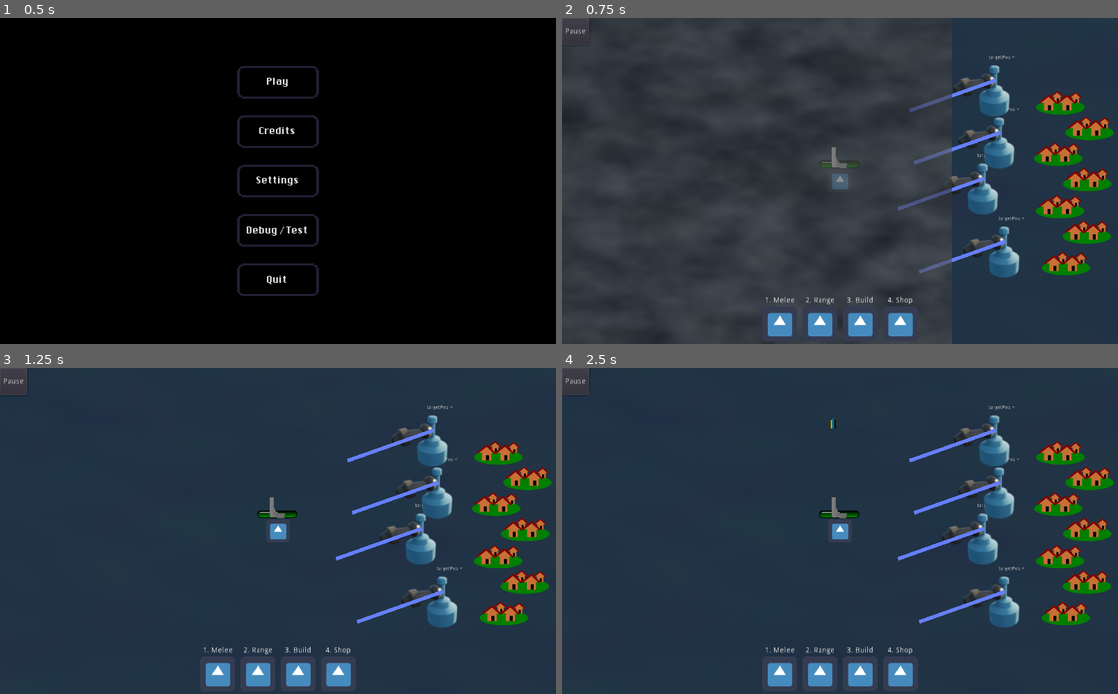
Above: before the commit, frames 1-4 (two rows, left to right).
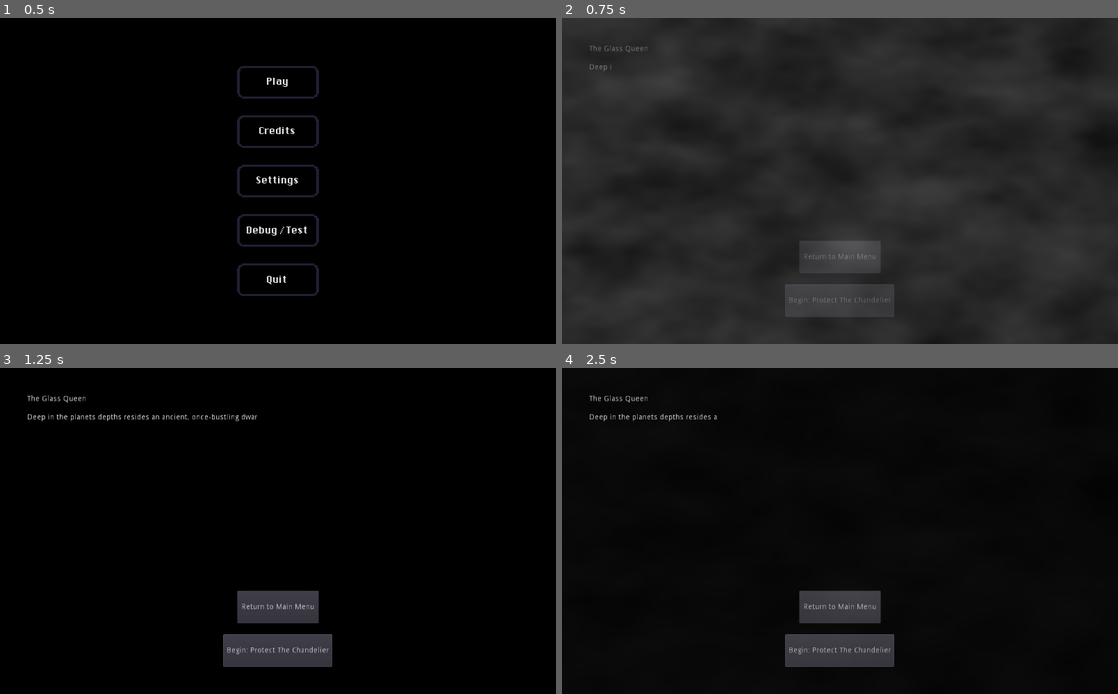
Above: after the commit, the same moments.

Repository: smclaughlan/GWJ52
Game: Godot game, scene res://Main.tscn
Same seed, same stepped clock (60 frames per second), same inputs: the game is played once before the commit and once after it. The engine's default icon, where the game draws it, is replaced by a stand-in: a white triangle on a blue panel in a dark square.
Inputs (mouse positions are in pixels of both pictures, inside the frame that each line leads up to):
- Up to frame 1 (0.5 s): no input
- Up to frame 2 (0.75 s): click "Play" at 0.5 s
- Up to frame 3 (1.25 s): no input
- Up to frame 4 (2.5 s): click (840, 605) at 1.25 s, where only the run after the commit has a clickable "Return to Main Menu"; click (840, 433) at 2 s, where only the run after the commit has a clickable "Play"

Frame 1 is identical in both runs. In frame 2, 58% of the frame differs, in the area x 0-100%, y 0-100%; in frame 3, 99%; in frame 4, 99%.

Commit message:
basic intro screen

Diff:
--- /dev/null
+++ b/GodotProject/Cutscenes/IntroScreens/IntroGlassQueen.gd
@@ -0,0 +1,11 @@
+extends Control
+
+
+# Declare member variables here. Examples:
+# var a = 2
+# var b = "text"
+
+
+# Called when the node enters the scene tree for the first time.
+func _ready():
+	$AnimationPlayer.play("RevealText")
--- /dev/null
+++ b/GodotProject/Cutscenes/IntroScreens/IntroGlassQueen.tscn
@@ -0,0 +1,109 @@
+[gd_scene load_steps=6 format=2]
+
+[ext_resource path="res://_common/GUI/SceneChangeButton.tscn" type="PackedScene" id=1]
+[ext_resource path="res://Cutscenes/IntroScreens/IntroGlassQueen.gd" type="Script" id=2]
+[ext_resource path="res://Scenes/Battle/Battle.tscn" type="PackedScene" id=3]
+
+[sub_resource type="Animation" id=1]
+length = 0.001
+tracks/0/type = "value"
+tracks/0/path = NodePath("MarginContainer/VBoxContainer/ScrollContainer/Label:percent_visible")
+tracks/0/interp = 1
+tracks/0/loop_wrap = true
+tracks/0/imported = false
+tracks/0/enabled = true
+tracks/0/keys = {
+"times": PoolRealArray( 0 ),
+"transitions": PoolRealArray( 1 ),
+"update": 0,
+"values": [ 0.0 ]
+}
+
+[sub_resource type="Animation" id=2]
+resource_name = "RevealText"
+length = 10.0
+tracks/0/type = "value"
+tracks/0/path = NodePath("MarginContainer/VBoxContainer/ScrollContainer/Label:percent_visible")
+tracks/0/interp = 1
+tracks/0/loop_wrap = true
+tracks/0/imported = false
+tracks/0/enabled = true
+tracks/0/keys = {
+"times": PoolRealArray( 0, 10 ),
+"transitions": PoolRealArray( 1, 1 ),
+"update": 0,
+"values": [ 0.0, 1.0 ]
+}
+
+[node name="Intro" type="Control"]
+anchor_right = 1.0
+anchor_bottom = 1.0
+script = ExtResource( 2 )
+
+[node name="MarginContainer" type="MarginContainer" parent="."]
+anchor_right = 1.0
+anchor_bottom = 1.0
+custom_constants/margin_right = 50
+custom_constants/margin_top = 50
+custom_constants/margin_left = 50
+custom_constants/margin_bottom = 50
+
+[node name="VBoxContainer" type="VBoxContainer" parent="MarginContainer"]
+margin_left = 50.0
+margin_top = 50.0
+margin_right = 974.0
+margin_bottom = 550.0
+custom_constants/separation = 20
+
+[node name="ScrollContainer" type="ScrollContainer" parent="MarginContainer/VBoxContainer"]
+margin_right = 924.0
+margin_bottom = 340.0
+size_flags_horizontal = 3
+size_flags_vertical = 3
+
+[node name="Label" type="Label" parent="MarginContainer/VBoxContainer/ScrollContainer"]
+margin_right = 924.0
+margin_bottom = 340.0
+size_flags_horizontal = 3
+size_flags_vertical = 3
+text = "The Glass Queen
+
+Deep in the planet’s depths resides an ancient, once-bustling dwarven kingdom.
+
+At its highest peak rests a brilliant glass statue that houses the spirit of the last dwarven queen. Her ghost protects The Chandelier, a dazzling monument of crystal that serves as the final resting place for the souls of her long-forgotten kingdom.
+
+ – and is a source of tremendous power.
+
+Her spirit has long stood guard for The Chandelier ever since her husband sacrificed himself to push back and cast down The Strife, a dark and terrible force that their kingdom stumbled upon while digging too deeply into the planet.
+
+Eons have passed, and The Strife have regained their strength, crawling and clawing their way back up to the doorstep of the kingdom. They have but one goal: to avenge their defeat and consume the last of the dwarven kingdom’s light.
+
+The queen must defend her kingdom by utilizing the light of The Chandelier like a power grid. Though it is brilliant and powerful, it is finite, and must be carefully distributed amongst the mausoleum’s ancient defense systems.
+
+These sentinel towers of tarnished mithril must reveal, incapacitate, and dispatch The Strife before their darkness swallows up the kingdom for good."
+autowrap = true
+percent_visible = 0.0
+
+[node name="ReturnToMainButton" parent="MarginContainer/VBoxContainer" instance=ExtResource( 1 )]
+margin_left = 387.0
+margin_top = 360.0
+margin_right = 537.0
+margin_bottom = 420.0
+size_flags_horizontal = 6
+text = "Return to Main Menu"
+return_to_main = true
+
+[node name="StartGameButton" parent="MarginContainer/VBoxContainer" instance=ExtResource( 1 )]
+margin_left = 361.0
+margin_top = 440.0
+margin_right = 562.0
+margin_bottom = 500.0
+size_flags_horizontal = 6
+text = "Begin: Protect The Chandelier"
+target_scene = ExtResource( 3 )
+
+[node name="AnimationPlayer" type="AnimationPlayer" parent="."]
+anims/RESET = SubResource( 1 )
+anims/RevealText = SubResource( 2 )
+
+[node name="BGMusic" type="AudioStreamPlayer" parent="."]
--- a/GodotProject/DesignNotes.gd
+++ b/GodotProject/DesignNotes.gd
@@ -17,7 +17,21 @@
 	https://dev.azure.com/strangeone087/Project%20Hero%20Tower/_boards/board/t/Project%20Hero%20Tower%20Team/Stories
 
 
+The Glass Queen
 
+Deep in the planet’s depths resides an ancient, once-bustling dwarven kingdom.
+
+At its highest peak rests a brilliant glass statue that houses the spirit of the last dwarven queen. Her ghost protects The Chandelier, a dazzling monument of crystal that serves as the final resting place for the souls of her long-forgotten kingdom.
+
+ – and is a source of tremendous power.
+
+Her spirit has long stood guard for The Chandelier ever since her husband sacrificed himself to push back and cast down The Strife, a dark and terrible force that their kingdom stumbled upon while digging too deeply into the planet.
+
+Eons have passed, and The Strife have regained their strength, crawling and clawing their way back up to the doorstep of the kingdom. They have but one goal: to avenge their defeat and consume the last of the dwarven kingdom’s light.
+
+The queen must defend her kingdom by utilizing the light of The Chandelier like a power grid. Though it is brilliant and powerful, it is finite, and must be carefully distributed amongst the mausoleum’s ancient defense systems.
+
+These sentinel towers of tarnished mithril must reveal, incapacitate, and dispatch The Strife before their darkness swallows up the kingdom for good.
 
 
 
--- a/GodotProject/Scenes/Menus/MainMenu.tscn
+++ b/GodotProject/Scenes/Menus/MainMenu.tscn
@@ -1,7 +1,7 @@
 [gd_scene load_steps=10 format=2]
 
 [ext_resource path="res://_common/GUI/SceneChangeButton.tscn" type="PackedScene" id=1]
-[ext_resource path="res://Scenes/Battle/Battle.tscn" type="PackedScene" id=2]
+[ext_resource path="res://Cutscenes/IntroScreens/IntroGlassQueen.tscn" type="PackedScene" id=2]
 [ext_resource path="res://Cutscenes/EndScreens/Credits.tscn" type="PackedScene" id=3]
 [ext_resource path="res://Scenes/Menus/DebugMenu.tscn" type="PackedScene" id=4]
 [ext_resource path="res://Scenes/Menus/SettingsMenu.tscn" type="PackedScene" id=5]
